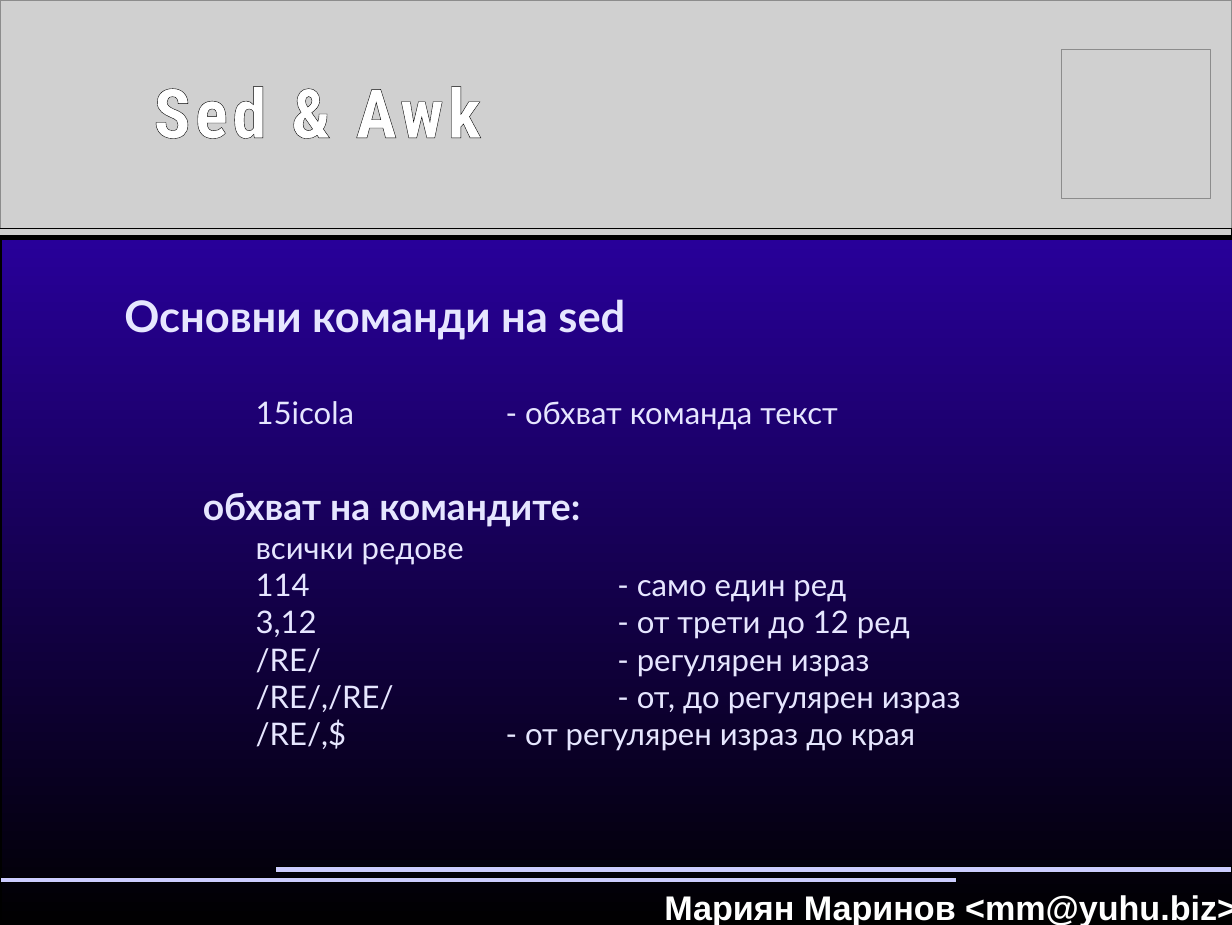
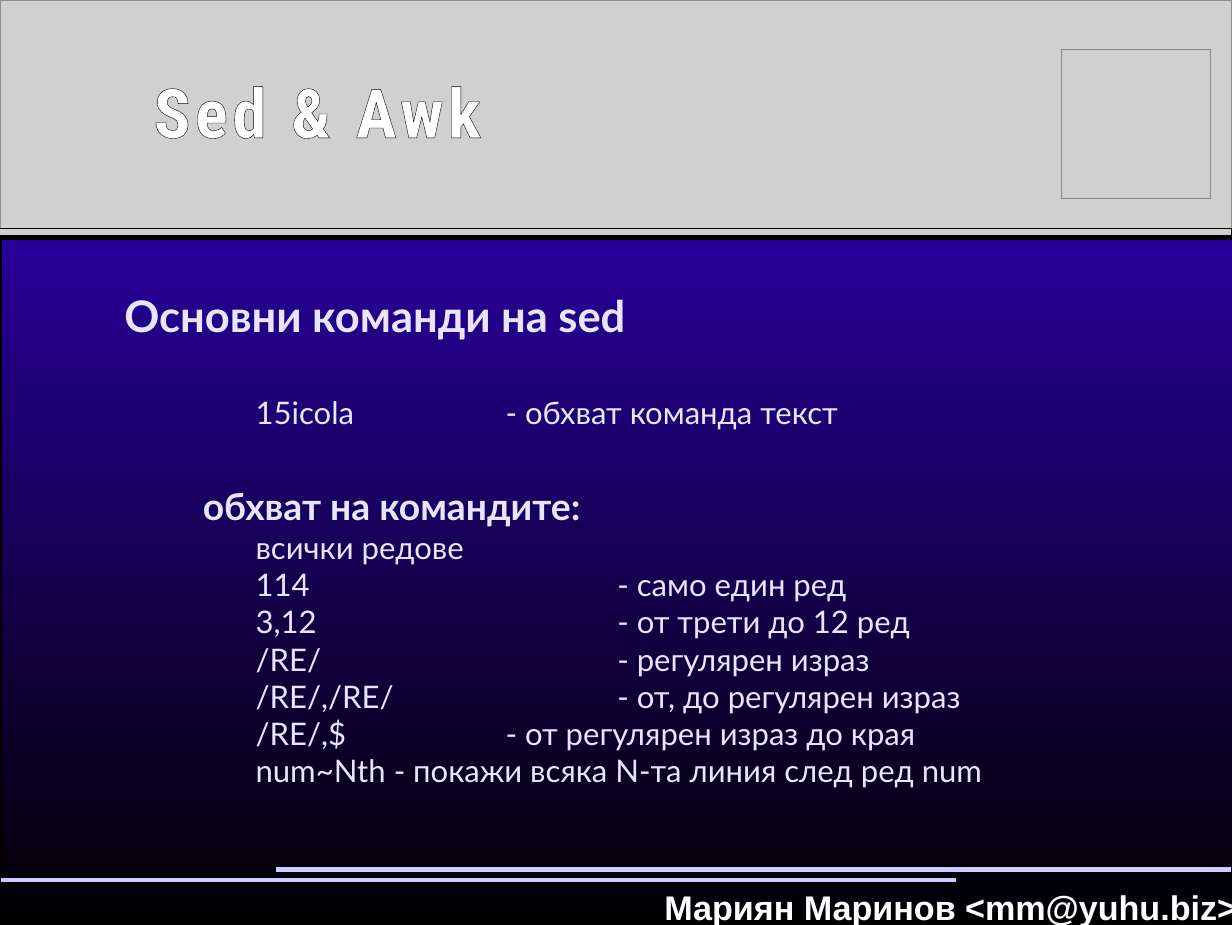
Before and after one commit to hackman/linux-sysadmin-course, a slide deck: slide 5 of presentations/Sed_and_awk.odp. Drawn at 1232x925 pixels with LibreOffice and Linux fonts; fonts in the diff are those of the drawing; grey boxes stand for pictures. Boxes give left, top, right and bottom in pixels: in the first picture for what was removed or moved away, otherwise in the second. Text is boxed around its words. In the diff, an @@ line names an element or a change of style, - is before the commit and + after.

Commit message:
presentations/Sed_and_awk.odp: added the changes done during the actual presentation

```diff
--- a/presentations/Sed_and_awk.odp
+++ b/presentations/Sed_and_awk.odp
@@ text at bbox=[256, 759, 982, 788]: paragraph added @@
+num~Nth - покажи всяка N-та линия след ред num
```
